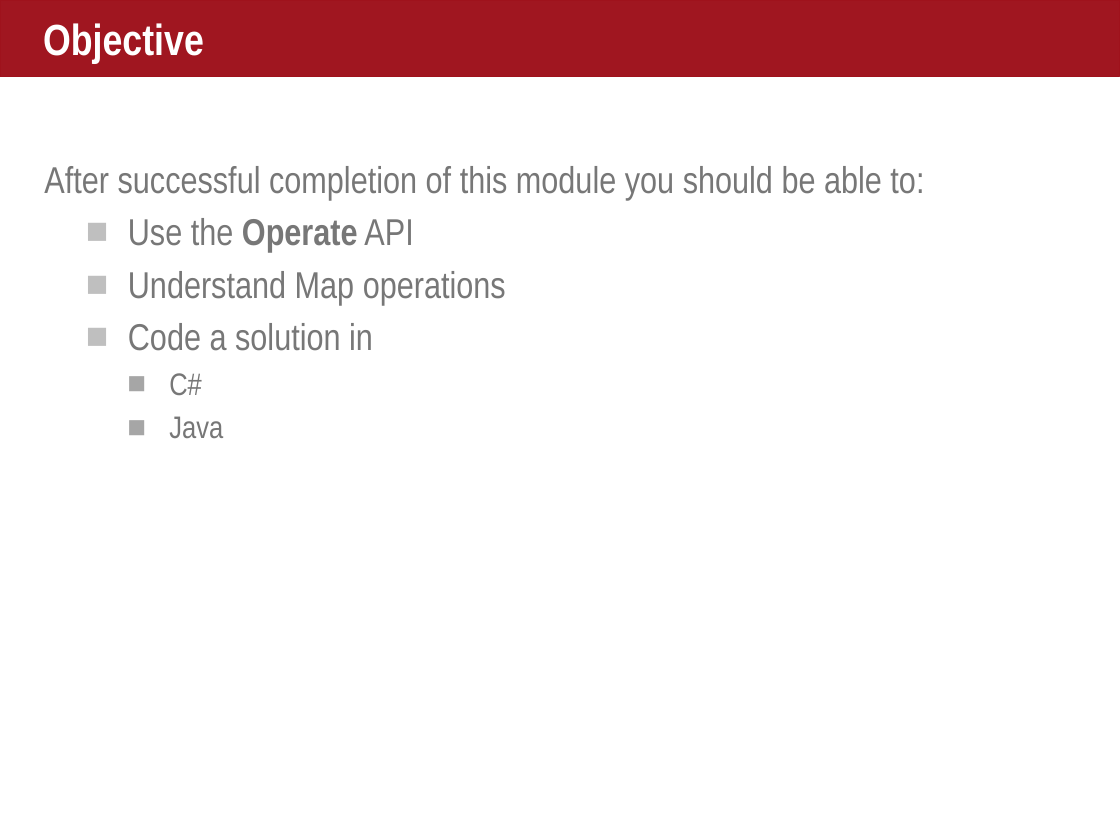
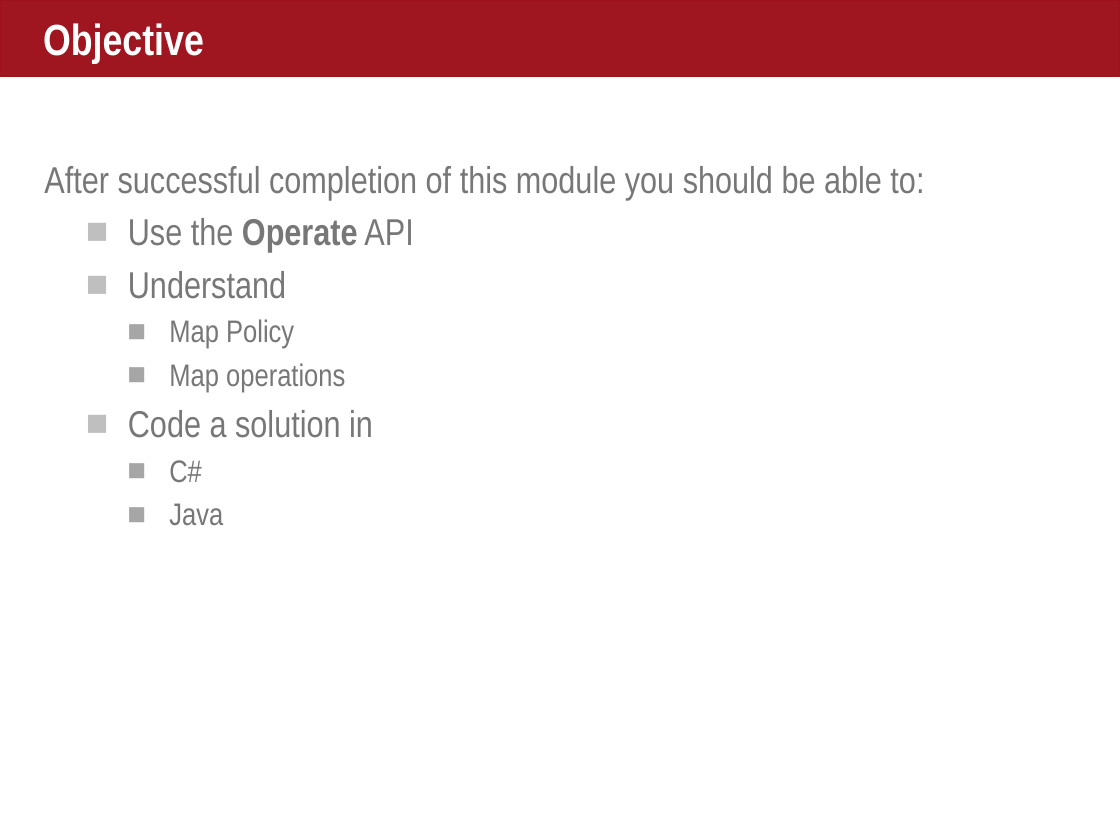
Before and after one commit to helipilot50/aerospike-advanced-concepts, a slide deck: slide 2 of maps/courseware/Maps.pptx. Drawn at 1120x840 pixels with LibreOffice and Linux fonts; fonts in the diff are those of the drawing. Boxes give left, top, right and bottom in pixels: in the first picture for what was removed or moved away, otherwise in the second. Text is boxed around its words. In the diff, an @@ line names an element or a change of style, - is before the commit and + after.

```diff
--- a/maps/courseware/Maps.pptx
+++ b/maps/courseware/Maps.pptx
@@ text at box(128, 271, 345, 392): text changed; size 24 to 20 pt @@
-■ Understand Map operations
+■ Understand
+  ■ Map Policy
+  ■ Map operations
```
Also in this commit, not shown: 5 other slides changed, 3 slides added, 2 slides removed, 2 other files.
